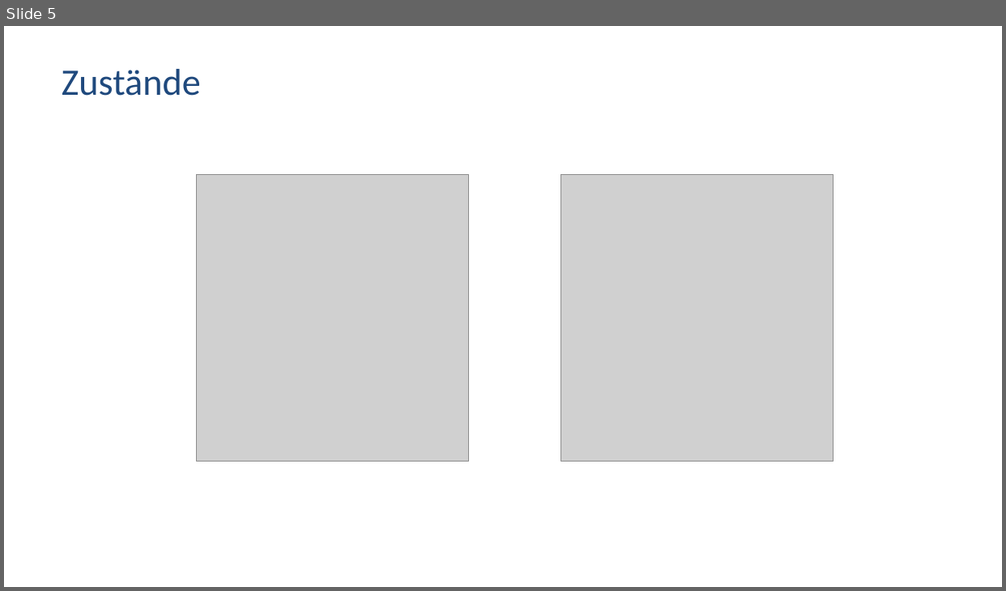
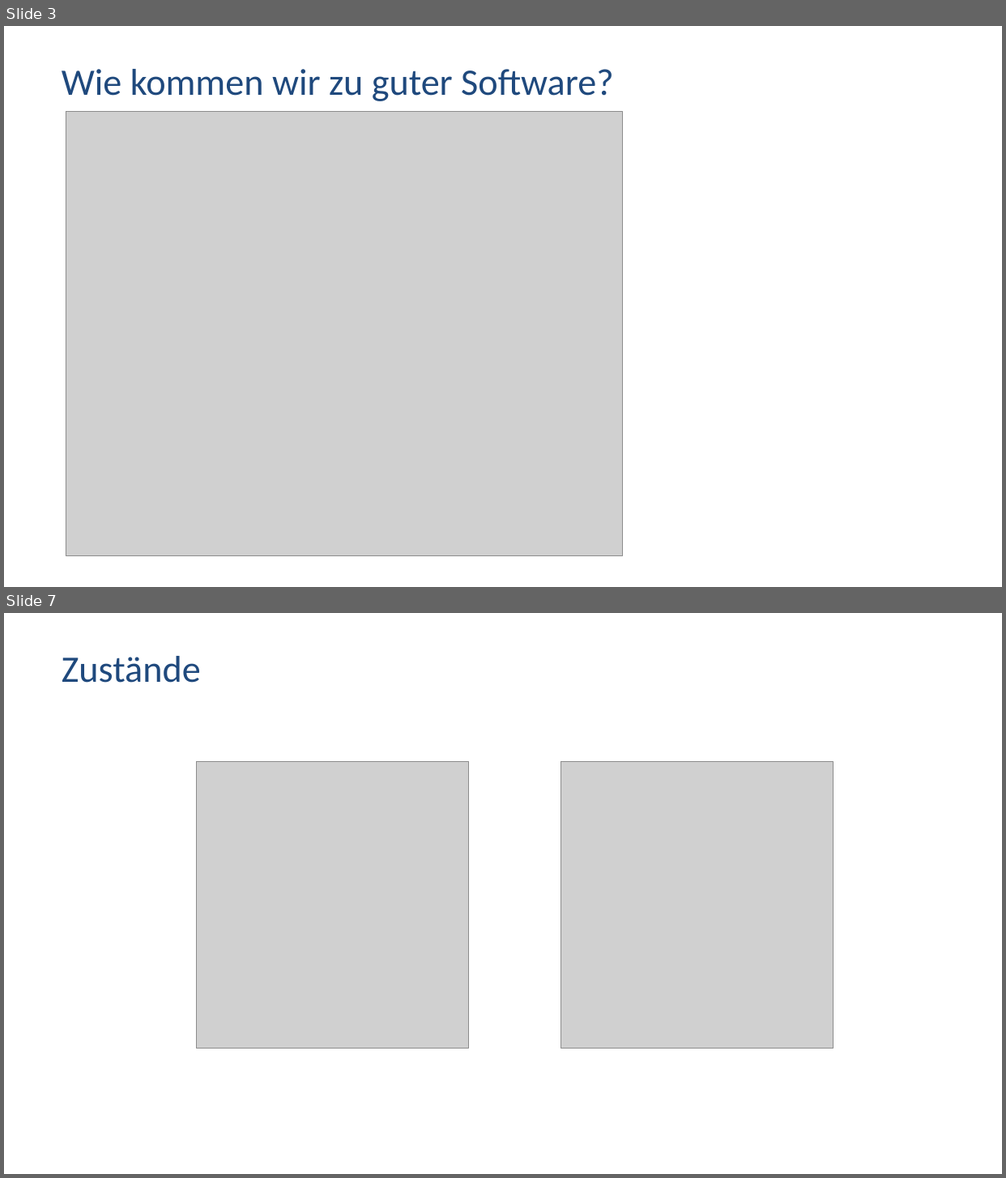
Before and after one commit to active-group/neuland-fachtag-2025, a slide deck: datenmodellierung.pptx. Shown one above the other, each under a label of ours: slide 5 before the commit, slides 3 and 7 after it; the slides between them are not shown. The pictures are 1006x591 and 1006x1178 pixels, drawn with LibreOffice and Linux fonts; fonts in the diff are those of the drawing; grey boxes stand for pictures. Boxes give left, top, right and bottom in pixels: in the first picture for what was removed or moved away, otherwise in the second. Text is boxed around its words. In the diff, an @@ line names an element or a change of style, - is before the commit and + after.

```diff
--- a/datenmodellierung.pptx
+++ b/datenmodellierung.pptx
@@ slide 3 added at (x1=4, y1=26, x2=1002, y2=587), background #FFFFFF @@
@@ title added at (x1=62, y1=69, x2=613, y2=101), 36 pt, text #1F497D @@
+Wie kommen wir zu guter Software?
@@ picture added at (x1=66, y1=112, x2=623, y2=557) @@
@@ what was slide 5 is now slide 7 @@
```
Also in this commit, not shown: 1 slide changed, 2 other slides added, 1 slide removed.
